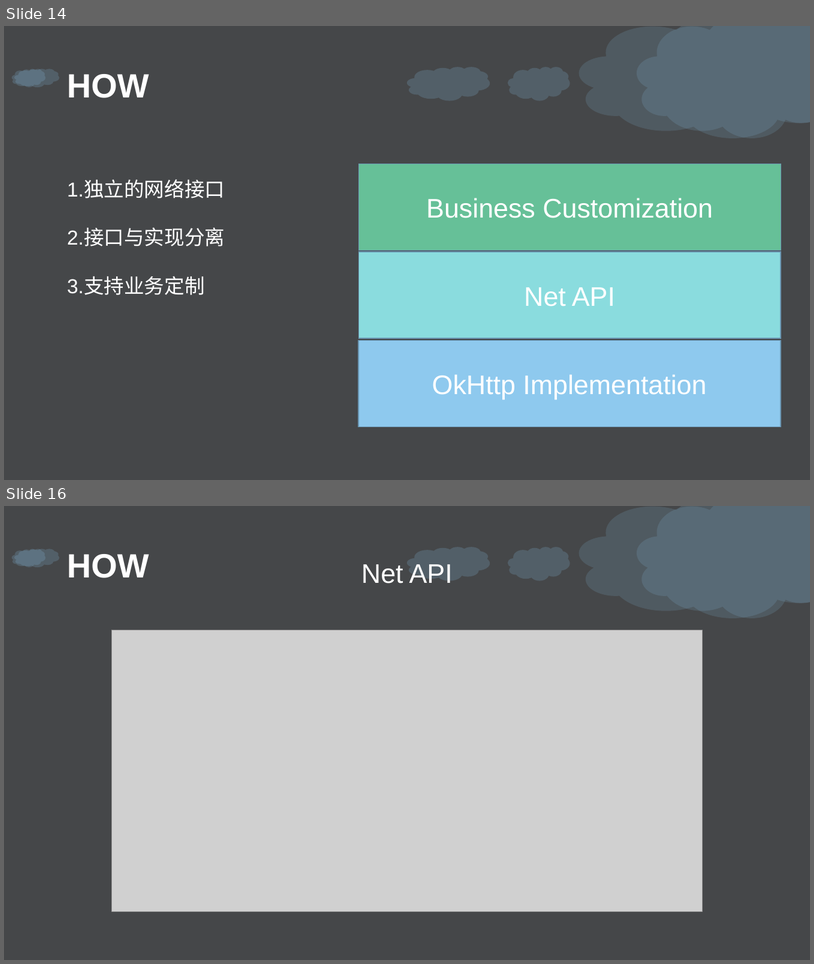
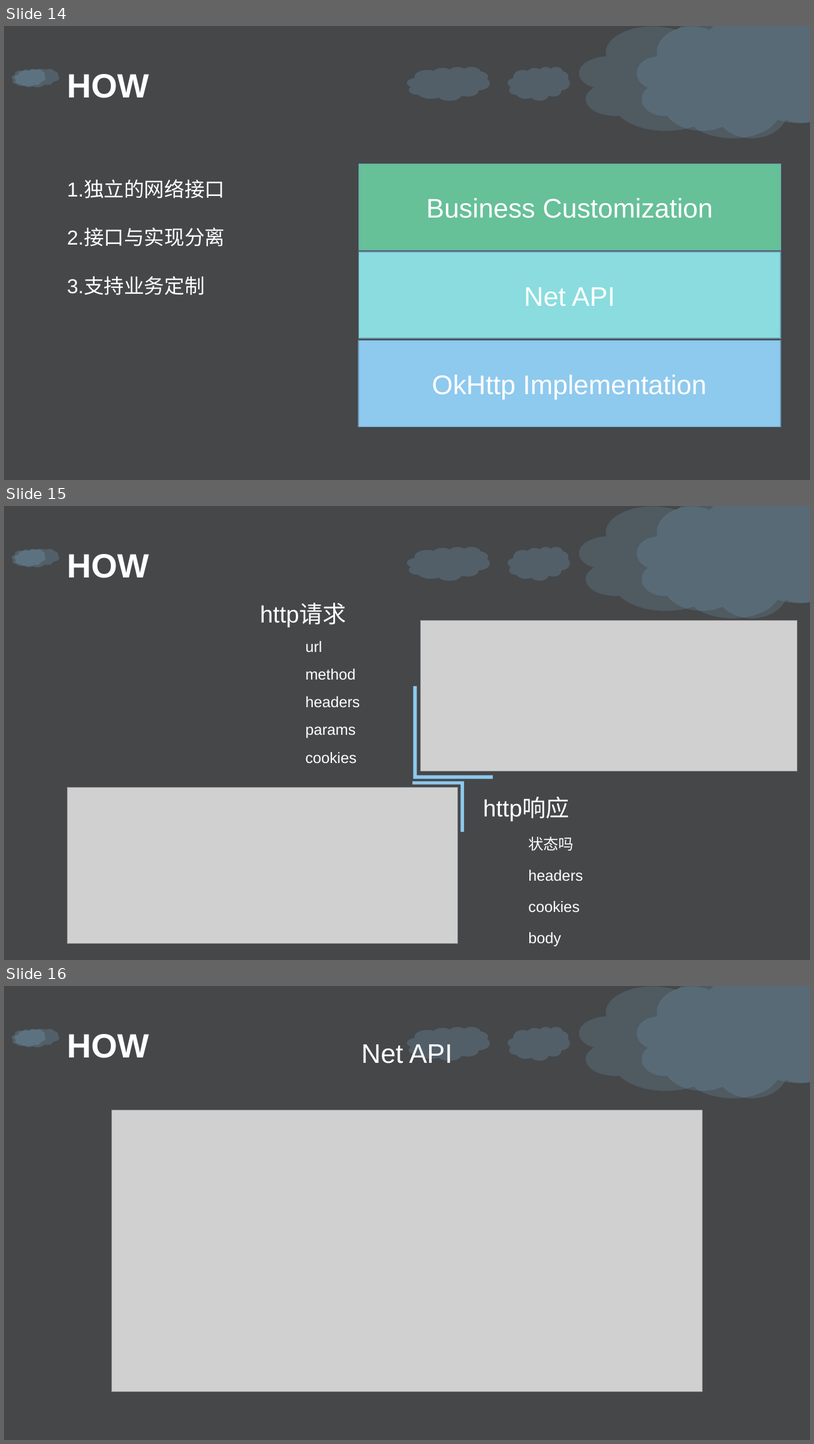
Before and after one commit to daisongsong1991/ppt, a slide deck: net_ppt.pptx. Shown one above the other, each under a label of ours: slides 14 and 16 before the commit, slides 14, 15 and 16 after it; the slides between them are not shown. The pictures are 814x964 and 814x1444 pixels, drawn with LibreOffice and Linux fonts; fonts in the diff are those of the drawing; grey boxes stand for pictures; background and template pictures are left out. Boxes give left, top, right and bottom in pixels: in the first picture for what was removed or moved away, otherwise in the second. Text is boxed around its words. In the diff, an @@ line names an element or a change of style, - is before the commit and + after.

```diff
--- a/net_ppt.pptx
+++ b/net_ppt.pptx
@@ slide 15 added at box(4, 506, 810, 960), background picture (left out); not listed: 6 template elements that a slide beside it also shows @@
@@ text added at box(67, 554, 149, 578), 40 pt, text #FFFFFF, bold @@
+HOW
@@ text added at box(260, 604, 360, 763), 18 pt, text #FFFFFF @@
+http请求
+url
+method
+headers
+params
+cookies
@@ picture added at box(421, 621, 797, 771) @@
@@ freeform shape added at box(413, 686, 493, 778), fill #8EC9EE @@
@@ picture added at box(68, 787, 458, 943) @@
@@ freeform shape added at box(413, 781, 464, 832), fill #8EC9EE @@
@@ text added at box(483, 798, 583, 946), 18 pt, text #FFFFFF @@
+http响应
+状态吗
+headers
+cookies
+body
```
Also in this commit, not shown: 6 slides changed, 1 slide removed.
